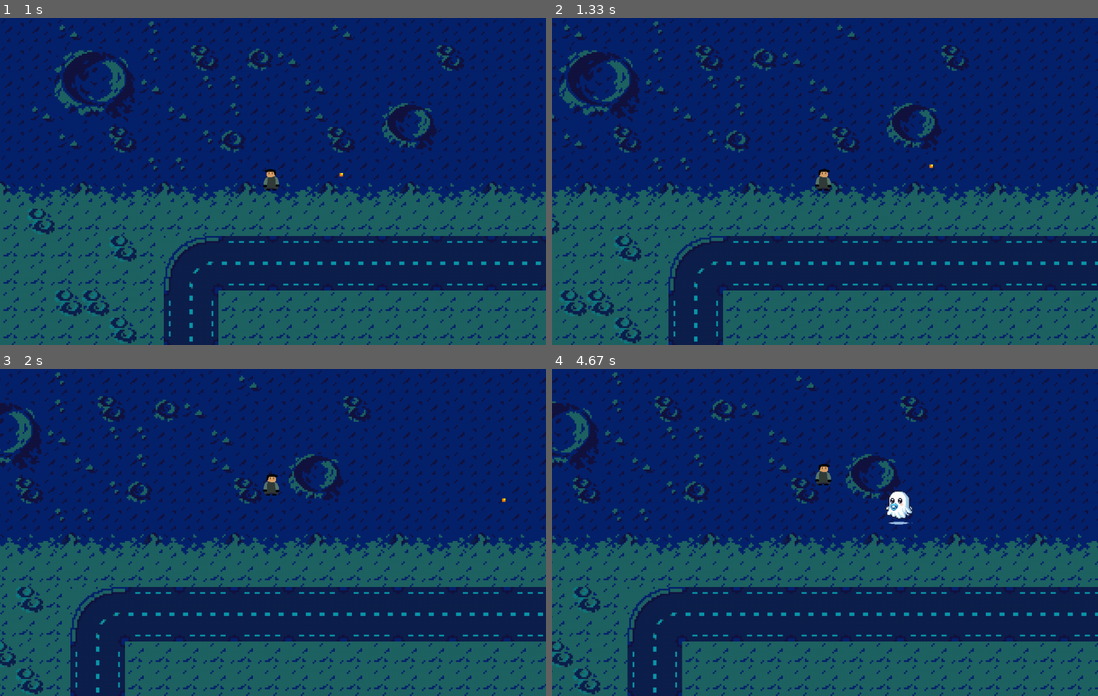
Above: before the commit, frames 1-4 (two rows, left to right).
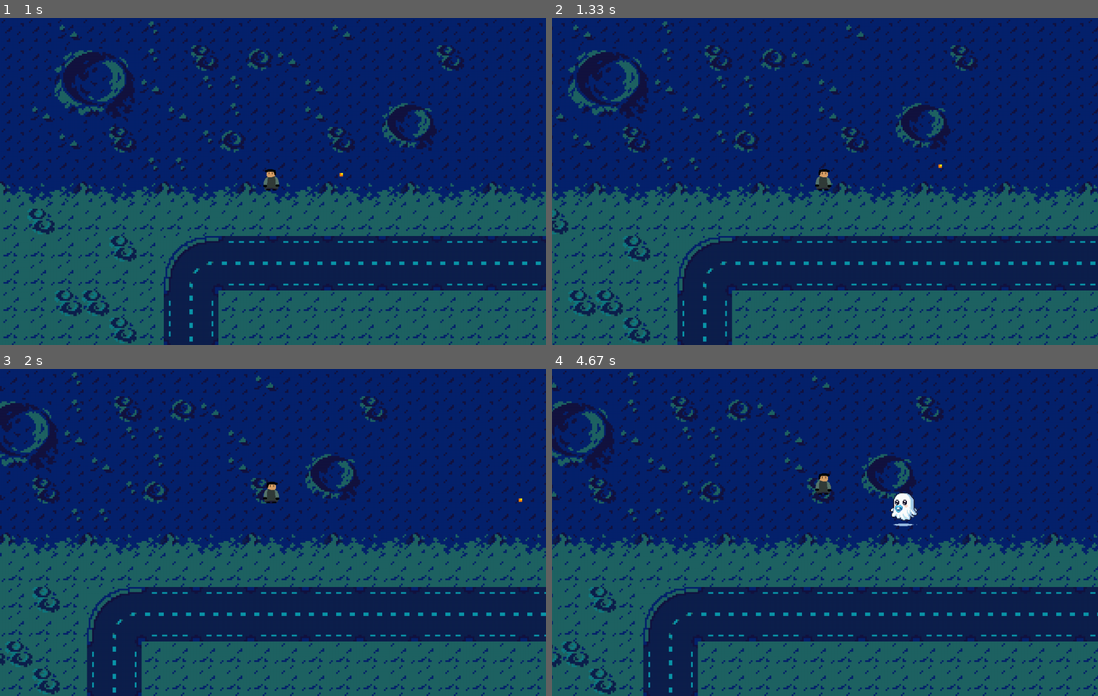
Above: after the commit, the same moments.

Repository: jgabrielsg/LP-PyGame
Game: pygame game, started from main.py
The game is run twice, just before and just after one commit, with the same random seed, the same clock (stepped at 60 frames per second) and the same inputs.
Inputs (mouse positions are in pixels of both pictures, inside the frame that each line leads up to):
- Up to frame 1 (1 s): click "PLAY" at 0.38 s; click (447, 171) at 0.72 s
- Up to frame 2 (1.33 s): hold Right from 1 s (still down)
- Up to frame 3 (2 s): release Right at 1.47 s; hold Up 1.5-1.8 s; hold Right from 1.83 s (still down)
- Up to frame 4 (4.67 s): release Right at 2.3 s; hold Left 2.33-2.87 s; hold Down 2.9-3.2 s; hold Left 3.23-3.63 s; hold Up 3.67-4.03 s; hold Right from 4.07 s (still down)

Frame 1 is identical in both runs. In frame 2, 21% of the frame differs, in the area x 0-100%, y 0-100%; in frame 3, 22%; in frame 4, 22%.

Commit message:
Otimizando o jogo removendo os updates() desnecessários

Diff:
--- a/characters/enemy.py
+++ b/characters/enemy.py
@@ -8,7 +8,7 @@
         self.sprite_type = 'enemy'
 
         self.image = pygame.transform.scale(self.image, (self.image.get_width() // 10, self.image.get_height() // 10))
-        self.speed = 2
+        self.speed = 4
         self.rect = self.image.get_rect(center = pos)
         self.shouldShoot = False # For shooterEnemies
 
--- a/characters/player.py
+++ b/characters/player.py
@@ -9,7 +9,7 @@
         self.original_image = pygame.transform.scale(self.image, (self.image.get_width() // 1.2, self.image.get_height() // 1.2))
         self.image = self.original_image
 
-        self.speed = 3
+        self.speed = 5
         self.base_damage = 10
         self.xp = 0
 
--- a/main.py
+++ b/main.py
@@ -150,14 +150,12 @@
         # Spawna os inimigos em intervalos de tempo aleatórios.
         self.randomizador_inimigos(tempo)
 
-        # Update nos inimigos
+        # Cuida dos inimigos
         for enemy in self.enemies:
             if enemy.health <= 0:
                 self.enemies.remove(enemy)
                 break
-
             enemy.set_direction(self.player)
-            enemy.update()
 
             # Inimigos Shooters atiram
             if enemy.shouldShoot:
@@ -173,8 +171,7 @@
         if self.Magics["LazerBeam"] != 0:
             self.Cast_Lazer(tempo)
 
-        # Atualiza o player
-        self.player.update()
+        # Aumenta o nível do player
         if self.player.get_xp() > self.xp_levelup:
             self.xp_levelup *= 1.1
             self.player.reset_xp()
@@ -185,7 +182,8 @@
         self.screen.fill((0,0,0))
 
         # Cuida da câmera
-        self.camera.update()
+        self.camera.update() # O camera.update() dá update em todos os outros sprites que estão no seu grupo por default do pygame
+                             # então não é necessário chamar self.player.update(), por exemplo
         self.camera.center_target_camera(self.player)
         self.camera.custom_draw()
 
